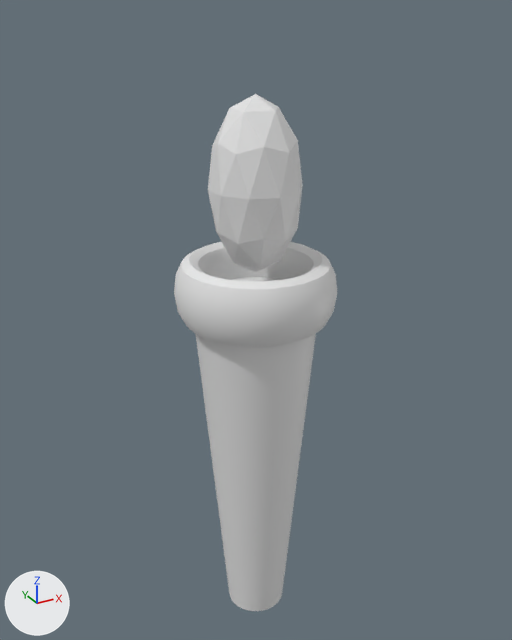
An edit to the Blender file Assets/Prefabs/BlenderModels/torch.blend, drawn before and after from the same camera.
Rendered twice from a camera (50 mm lens) standing at (-4.91, -8.94, 7.03) and looking at (0.12, 0.21, 2.45). Arrows for +X, +Y and +Z are at lower left; the lights stay in place.

The scene before the commit, as lines of its bpy script (objects in view):
```python
me_flame = bpy.data.meshes.new('Flame')
me_flame.from_pydata(...)  # an icosphere of 80 faces spanning x -0.95..0.95, y -1.0..1.0, z -1.0..1.0
me_torchbody = bpy.data.meshes.new('TorchBody')
me_torchbody.from_pydata(...)  # 673 vertices, 705 faces; spans x -1.25..1.25, y -1.25..1.25, z -3.04..0.25
me_torchbody.polygons.foreach_set('use_smooth', [True] * 705)
ob_icosphere = bpy.data.objects.new('Icosphere', me_flame)
ob_icosphere.location = (0.0, 0.0, 4.66)
ob_icosphere.scale = (0.7, 0.7, 1.3)
ob_torus = bpy.data.objects.new('Torus', me_torchbody)
ob_torus.location = (0.0, 0.0, 3.08)
ob_torus.scale = (1.0, 1.0, 2.0)
```
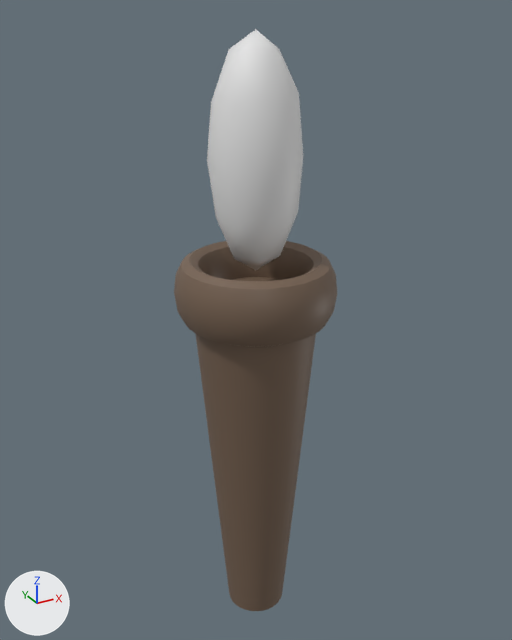
The newer file is also rescaled (x0.25), turned or shifted as a whole; pictures and numbers use the older file's frame.

Pixel boxes (x1, y1, x2, y2) of what changed, in the pictures (512 x 640 px):
'Torus', recoloured (grey to brown): (174, 241, 337, 611) in both
'Icosphere', moved, rescaled (36% taller): before (208, 94, 303, 272); after (207, 29, 303, 271)

What changed in the scene script:
```text
Add mat_material:
    mat_material = principled_material('Material')
    mat_material.base_color = (0.176, 0.116, 0.0782)  # brown #74604f
Change me_torchbody:
    where me_torchbody.from_pydata(...)  # 673 vertices, 705 faces; spans x -1.25..1.25, y -1.25..1.25, z -3.04..0.25
    add me_torchbody.materials.append(mat_material)  # brown #74604f
Change ob_icosphere:
    ob_icosphere.location: (0.0, 0.0, 4.66) -> (0.0, 0.0, 5.08)
    ob_icosphere.scale: (0.7, 0.7, 1.3) -> (0.7, 0.7, 1.7)
```
